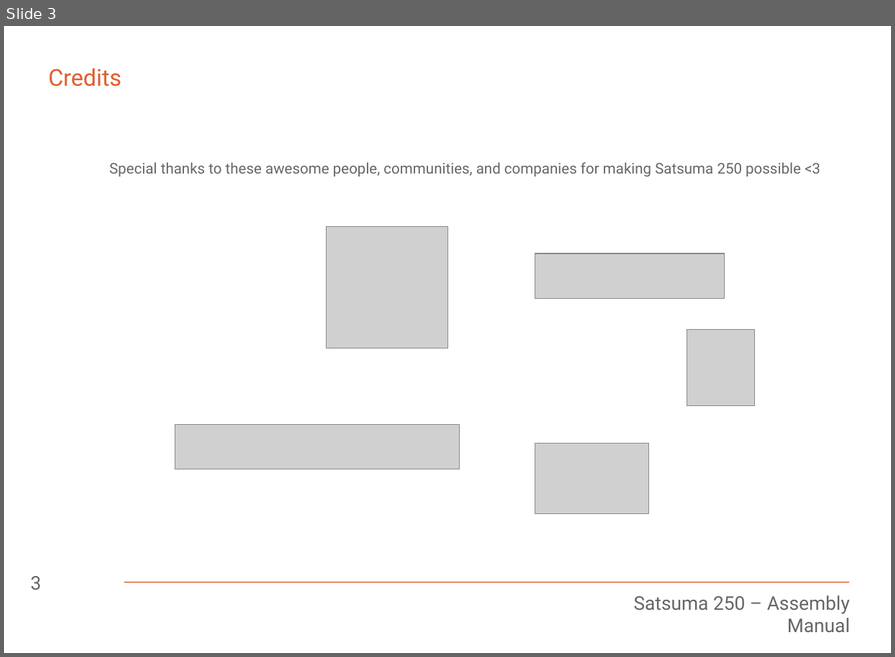
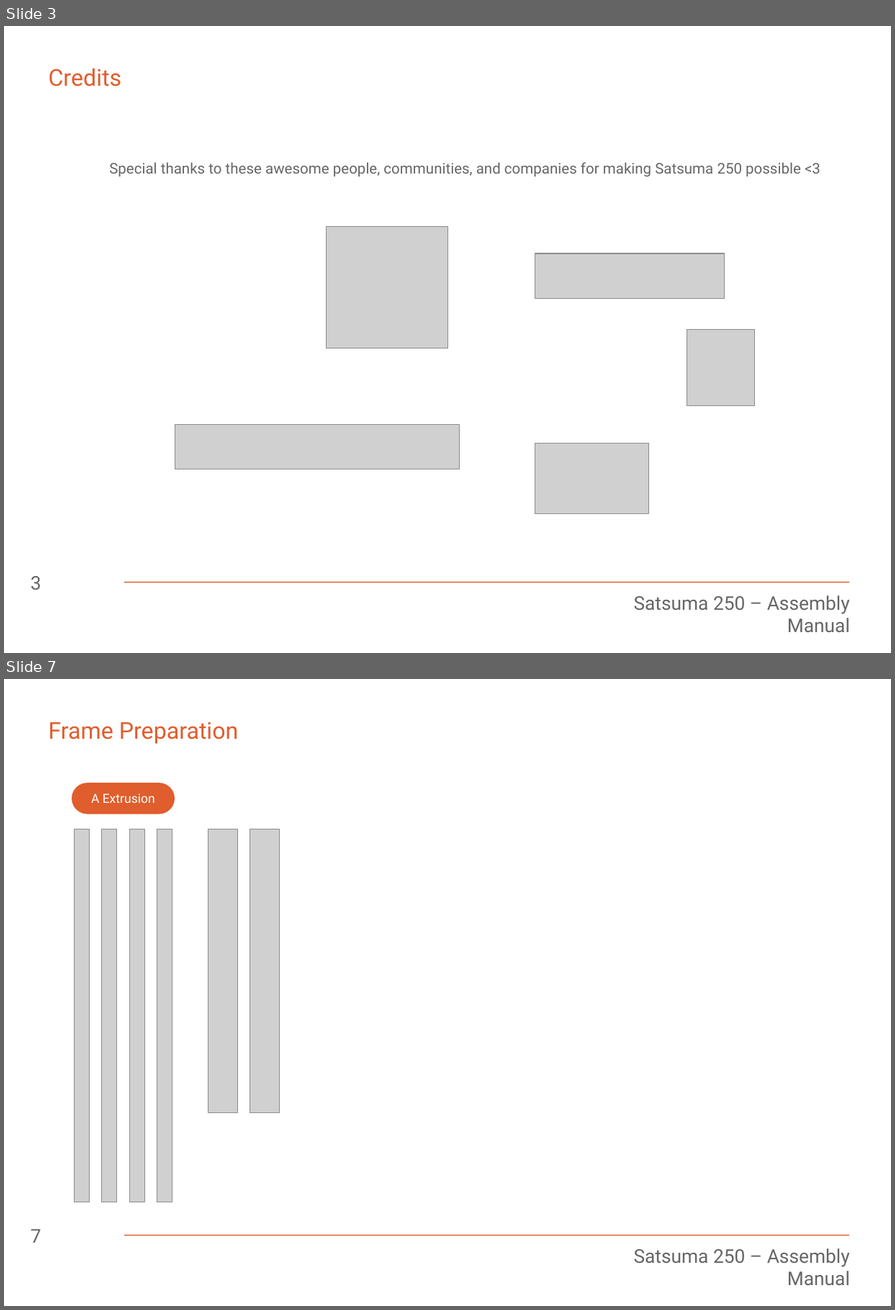
Before and after one commit to Satsuma3D/Satsuma-250, a slide deck: Manual/Assembly Manual.odp. Shown one above the other, each under a label of ours: slide 3 before the commit, slides 3 and 7 after it; the slides between them are not shown. The pictures are 895x657 and 895x1310 pixels, drawn with LibreOffice and Linux fonts; fonts in the diff are those of the drawing; grey boxes stand for pictures. Boxes give left, top, right and bottom in pixels: in the first picture for what was removed or moved away, otherwise in the second. Text is boxed around its words. In the diff, an @@ line names an element or a change of style, - is before the commit and + after.

Commit message:
Begin frame

```diff
--- a/Manual/Assembly Manual.odp
+++ b/Manual/Assembly Manual.odp
@@ slide 7 added at (4,679,891,1306), background #FFFFFF; not listed: 2 template elements that a slide beside it also shows @@
@@ title added at (49,722,239,744), 22 pt, text #E05D2D @@
+Frame Preparation
@@ group added at (72,783,175,1202): 4 pictures, 1 rounded rectangle @@
+A Extrusion
@@ picture added at (208,829,238,1113) @@
@@ picture added at (250,829,280,1113) @@
@@ page number added at (31,1229,41,1243), 18 pt, text #666666 @@
+7
```
Also in this commit, not shown: 2 slides changed, 2 other slides added, 6 other files.
